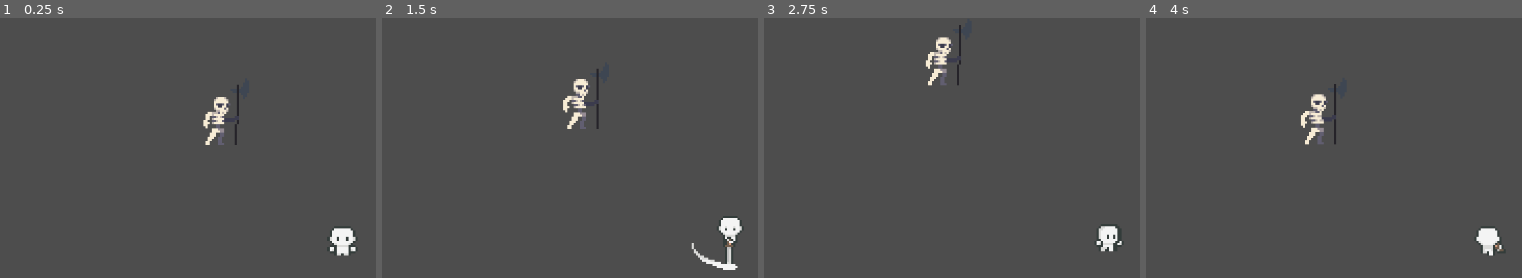
Above: before the commit, frames 1-4 (left to right).
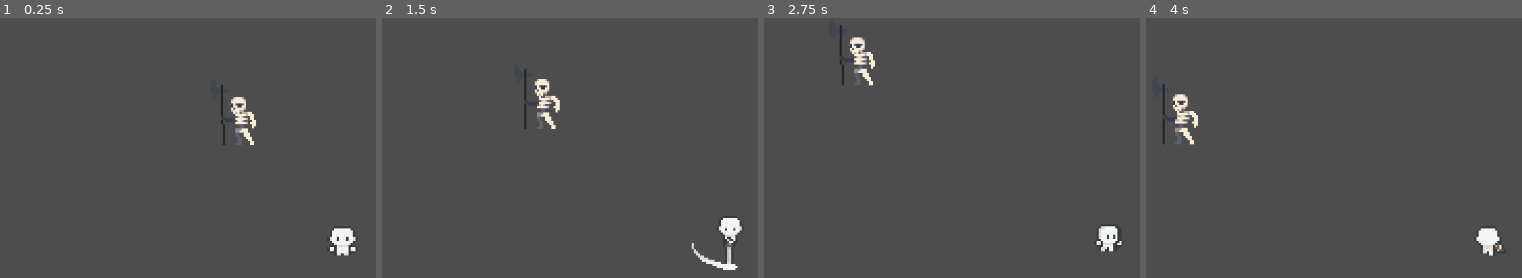
Above: after the commit, the same moments.

Repository: upron/Projekti_I
Game: Godot game, scene res://playground.tscn
Same seed, same stepped clock (60 frames per second), same inputs: the game is played once before the commit and once after it.
Inputs:
- Up to frame 1 (0.25 s): no input
- Up to frame 2 (1.5 s): hold D (right) 0.53-1.28 s; hold Space (attack) 0.53-1.28 s; hold S (down) from 1.28 s (still down); tap Space (attack) at 1.35 s
- Up to frame 3 (2.75 s): release S (down) at 2.03 s; hold D (right) from 2.03 s (still down); hold Space (attack) from 2.03 s (still down)
- Up to frame 4 (4 s): release D (right) at 2.78 s; release Space (attack) at 2.78 s; hold W (up) 2.78-3.53 s; tap Space (attack) at 2.85 s; hold A (left) from 3.53 s (still down); hold Space (attack) from 3.53 s (still down)

The runs differ from the first frame. In frame 1, 1.4% of the frame differs, in the area x 53-69%, y 25-49%; in frame 2, 1.6%, in the area x 37-58%, y 19-43%; in frame 3, 1.5%; in frame 4, 1.6%.

Commit message:
enemy animaatiot korjailuu
liike toimii mut ite kävely animaatio ei näy

Diff:
--- /dev/null
+++ b/00_Globals/global_player_manager.gd
@@ -0,0 +1,4 @@
+extends Node
+
+
+var player : Player
--- a/Player/scripts/Player.gd
+++ b/Player/scripts/Player.gd
@@ -12,6 +12,7 @@
 
 
 func _ready():
+	PlayerManager.player = self
 	state_machine.Initialize(self)
 	pass
 
--- a/enemies/Scripts/enemy.gd
+++ b/enemies/Scripts/enemy.gd
@@ -22,6 +22,7 @@
 # Called when the node enters the scene tree for the first time.
 func _ready():
 	state_machine.initialize( self )
+	player = PlayerManager.player
 	pass # Replace with function body.
 
 
--- a/enemies/Scripts/enemy_state_machine.gd
+++ b/enemies/Scripts/enemy_state_machine.gd
@@ -8,14 +8,18 @@
 
 func _ready():
 	process_mode = Node.PROCESS_MODE_DISABLED
-	pass # Replace with function body.
+	pass
 
 
-# Called every frame. 'delta' is the elapsed time since the previous frame.
+
 func _process(delta):
-
+	change_state( current_state.process( delta ) )
 	pass
 
+
+func _physics_process(delta):
+	change_state( current_state.physics( delta ) )
+	pass
 
 
 func initialize( _enemy : enemy ) -> void:
--- a/enemies/enemy.tscn
+++ b/enemies/enemy.tscn
@@ -91,6 +91,34 @@
 "values": [Vector2(9, -21)]
 }
 
+[sub_resource type="Animation" id="Animation_x7ut0"]
+resource_name = "enemy_hit"
+length = 0.7
+tracks/0/type = "value"
+tracks/0/imported = false
+tracks/0/enabled = true
+tracks/0/path = NodePath("Sprite2D:frame")
+tracks/0/interp = 1
+tracks/0/loop_wrap = true
+tracks/0/keys = {
+"times": PackedFloat32Array(0, 0.666667),
+"transitions": PackedFloat32Array(1, 1),
+"update": 0,
+"values": [13, 21]
+}
+tracks/1/type = "value"
+tracks/1/imported = false
+tracks/1/enabled = true
+tracks/1/path = NodePath("Sprite2D:position")
+tracks/1/interp = 1
+tracks/1/loop_wrap = true
+tracks/1/keys = {
+"times": PackedFloat32Array(0.0333333),
+"transitions": PackedFloat32Array(1),
+"update": 0,
+"values": [Vector2(9, -21)]
+}
+
 [sub_resource type="Animation" id="Animation_he3aw"]
 resource_name = "Idle"
 loop_mode = 1
@@ -119,34 +147,6 @@
 "values": [Vector2(9, -21)]
 }
 
-[sub_resource type="Animation" id="Animation_x7ut0"]
-resource_name = "enemy_hit"
-length = 0.7
-tracks/0/type = "value"
-tracks/0/imported = false
-tracks/0/enabled = true
-tracks/0/path = NodePath("Sprite2D:frame")
-tracks/0/interp = 1
-tracks/0/loop_wrap = true
-tracks/0/keys = {
-"times": PackedFloat32Array(0, 0.666667),
-"transitions": PackedFloat32Array(1, 1),
-"update": 0,
-"values": [13, 21]
-}
-tracks/1/type = "value"
-tracks/1/imported = false
-tracks/1/enabled = true
-tracks/1/path = NodePath("Sprite2D:position")
-tracks/1/interp = 1
-tracks/1/loop_wrap = true
-tracks/1/keys = {
-"times": PackedFloat32Array(0.0333333),
-"transitions": PackedFloat32Array(1),
-"update": 0,
-"values": [Vector2(9, -21)]
-}
-
 [sub_resource type="Animation" id="Animation_a71hu"]
 resource_name = "enemy_react"
 length = 0.55
@@ -175,8 +175,8 @@
 "values": [Vector2(9, -21)]
 }
 
-[sub_resource type="Animation" id="Animation_vs84c"]
-resource_name = "enemy_walk_up"
+[sub_resource type="Animation" id="Animation_sndq7"]
+resource_name = "enemy_walk_down"
 length = 1.3
 loop_mode = 1
 tracks/0/type = "value"
@@ -204,8 +204,8 @@
 "values": [Vector2(9, -21)]
 }
 
-[sub_resource type="Animation" id="Animation_sndq7"]
-resource_name = "enemy_walk_down"
+[sub_resource type="Animation" id="Animation_vv1qp"]
+resource_name = "Walk"
 length = 1.3
 loop_mode = 1
 tracks/0/type = "value"
@@ -233,8 +233,8 @@
 "values": [Vector2(9, -21)]
 }
 
-[sub_resource type="Animation" id="Animation_vv1qp"]
-resource_name = "Walk"
+[sub_resource type="Animation" id="Animation_vs84c"]
+resource_name = "enemy_walk_up"
 length = 1.3
 loop_mode = 1
 tracks/0/type = "value"
--- a/project.godot
+++ b/project.godot
@@ -14,6 +14,10 @@
 run/main_scene="res://playground.tscn"
 config/features=PackedStringArray("4.3", "GL Compatibility")
 config/icon="res://icon.svg"
+
+[autoload]
+
+PlayerManager="*res://00_Globals/global_player_manager.gd"
 
 [display]
 
